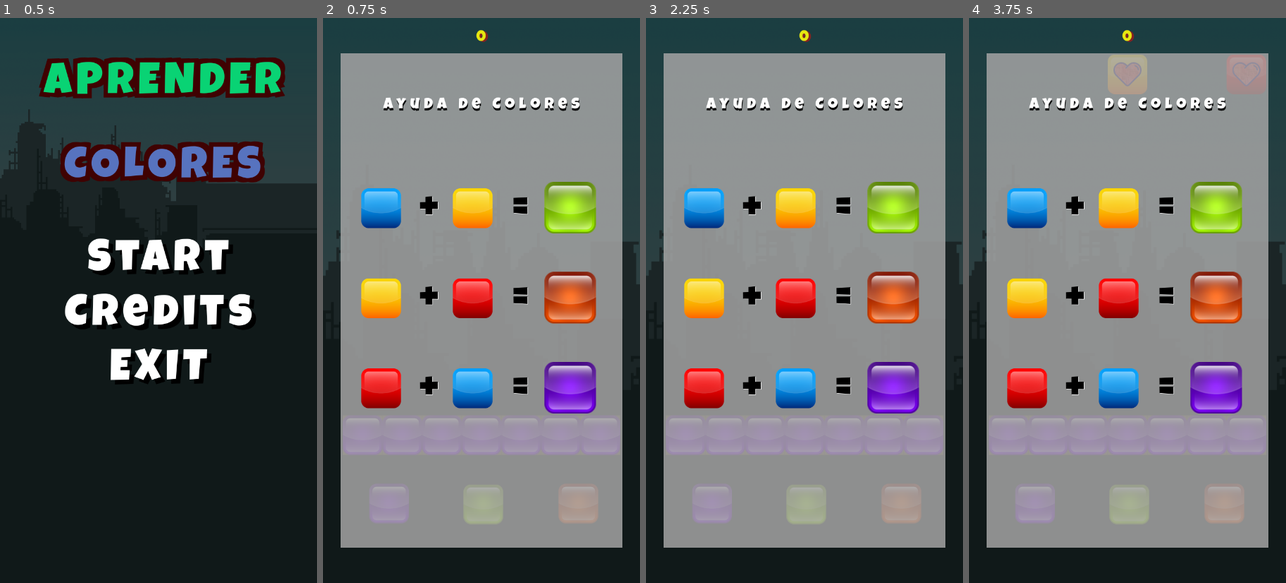
Above: before the commit, frames 1-4 (left to right).
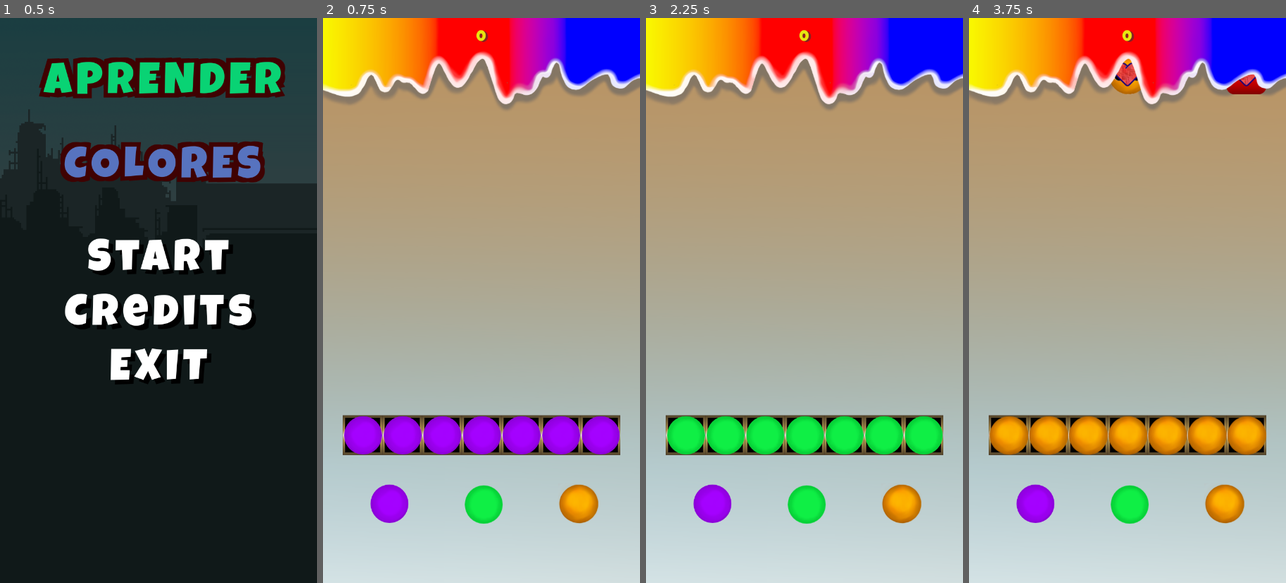
Above: after the commit, the same moments.

Repository: iabadie/AprenderColores
Game: Godot game, scene res://src/scenes/Menu/Menu.tscn
Two runs of this game, one before a commit and one after it. Both use one fixed random seed, a clock stepped at 60 frames per second and the inputs below.
Inputs (mouse positions are in pixels of both pictures, inside the frame that each line leads up to):
- Up to frame 1 (0.5 s): no input
- Up to frame 2 (0.75 s): click "Start" at 0.5 s
- Up to frame 3 (2.25 s): tap Enter at 1.25 s; move the mouse to (712, 503) at 1.27 s; click (712, 503) at 1.35 s; tap Space at 2 s; move the mouse to (807, 503) at 2.02 s; click (807, 503) at 2.1 s
- Up to frame 4 (3.75 s): tap Enter at 2.75 s; move the mouse to (1225, 503) at 2.77 s; click (1225, 503) at 2.85 s; tap Space at 3.5 s; move the mouse to (1111, 413) at 3.52 s; click (1111, 413) at 3.6 s

Frame 1 is identical in both runs. In frame 2, 100% of the frame differs, in the area x 0-100%, y 0-100%; in frame 3, 100%; in frame 4, 100%.

Commit message:
recursos

Diff:
--- a/src/scenes/ColorsGrid/ColorsGrid.gd
+++ b/src/scenes/ColorsGrid/ColorsGrid.gd
@@ -76,3 +76,6 @@
 	if key == ":modulate":
 		queue_free();
 	pass
+
+func end_game():
+	$Tween.stop_all()
--- a/src/scenes/ColorsGrid/ColorsGrid.tscn
+++ b/src/scenes/ColorsGrid/ColorsGrid.tscn
@@ -5,7 +5,9 @@
 [sub_resource type="RectangleShape2D" id=1]
 extents = Vector2( 87.6561, 10 )
 
-[node name="ColorsGrid" type="Node2D"]
+[node name="ColorsGrid" type="Node2D" groups=[
+"end_game",
+]]
 z_index = 1
 script = ExtResource( 1 )
 
--- a/src/scenes/ColorsGrid/GridGenerator.gd
+++ b/src/scenes/ColorsGrid/GridGenerator.gd
@@ -15,3 +15,6 @@
 func up_speed():
 	if generateTime > 0.5:
 		generateTime -= 0.3
+
+func end_game():
+	$Timer.stop()
--- a/src/scenes/ColorsGrid/GridGenerator.tscn
+++ b/src/scenes/ColorsGrid/GridGenerator.tscn
@@ -4,6 +4,7 @@
 
 [node name="GridGenerator" type="Node2D" groups=[
 "generador",
+"end_game",
 ]]
 script = ExtResource( 1 )
 
--- a/src/scenes/Level1/Level1.gd
+++ b/src/scenes/Level1/Level1.gd
@@ -7,26 +7,25 @@
 var points = 0;
 
 func _ready():
-	$Points.text = String(points);
+	$CanvasLayer/Points.text = String(points);
 	var helper_scene = helper.instance()
-	add_child(helper_scene)
-	helper_scene.set_colors_helper(
-		[
-			[global.blue, global.yellow, global.green],
-			[global.yellow, global.red, global.orange],
-			[global.red, global.blue, global.purple]
-		]
-	)
+	# add_child(helper_scene)
+#	helper_scene.set_colors_helper(
+#		[
+#			[global.blue, global.yellow, global.green],
+#			[global.yellow, global.red, global.orange],
+#			[global.red, global.blue, global.purple]
+#		]
+#	)
 
 func lose_level():
 	var dialog = finish_dialog.instance()
 	add_child(dialog)
 	dialog.show_dialog(points)
-	$GridGenerator.get_tree().paused = true
 
 func add_points(newPoints = 10):
 	points += newPoints;
-	$Points.text = String(points);
+	$CanvasLayer/Points.text = String(points);
 	if points % 100 == 0:
 		get_tree().call_group("generador", "up_speed")
 
--- a/src/scenes/Level1/Level1.tscn
+++ b/src/scenes/Level1/Level1.tscn
@@ -1,10 +1,11 @@
-[gd_scene load_steps=6 format=2]
+[gd_scene load_steps=7 format=2]
 
 [ext_resource path="res://src/scenes/Level1/Level1.gd" type="Script" id=1]
 [ext_resource path="res://src/resources/background/background.png" type="Texture" id=2]
 [ext_resource path="res://src/scenes/ColorsHubContainer/ColorsHubContainer.tscn" type="PackedScene" id=3]
-[ext_resource path="res://src/resources/fonts/game_font_35.tres" type="DynamicFont" id=4]
-[ext_resource path="res://src/scenes/ColorsGrid/GridGenerator.tscn" type="PackedScene" id=5]
+[ext_resource path="res://src/scenes/ColorsGrid/GridGenerator.tscn" type="PackedScene" id=4]
+[ext_resource path="res://src/resources/background/topColors.png" type="Texture" id=5]
+[ext_resource path="res://src/resources/fonts/game_font_35.tres" type="DynamicFont" id=6]
 
 [node name="Level1" type="Node2D" groups=[
 "level",
@@ -13,7 +14,7 @@
 script = ExtResource( 1 )
 
 [node name="Background" type="Sprite" parent="."]
-scale = Vector2( 1.51981, 1.6085 )
+scale = Vector2( 1.00855, 1.0674 )
 z_index = -2
 z_as_relative = false
 texture = ExtResource( 2 )
@@ -21,19 +22,30 @@
 
 [node name="Hub" parent="." instance=ExtResource( 3 )]
 
-[node name="Points" type="Label" parent="."]
+[node name="GridGenerator" parent="." instance=ExtResource( 4 )]
+
+[node name="TopColors" type="Sprite" parent="."]
+scale = Vector2( 1.00855, 1.0674 )
+z_index = 10
+z_as_relative = false
+texture = ExtResource( 5 )
+centered = false
+
+[node name="CanvasLayer" type="CanvasLayer" parent="."]
+
+[node name="Points" type="Label" parent="CanvasLayer"]
 margin_left = 230.0
 margin_top = 5.0
 margin_right = 489.0
 margin_bottom = 85.0
-custom_fonts/font = ExtResource( 4 )
+custom_fonts/font = ExtResource( 6 )
 custom_colors/font_color = Color( 0.902344, 0.909529, 0.0651424, 1 )
 custom_colors/font_color_shadow = Color( 0.519531, 0.134745, 0.134745, 1 )
 custom_constants/shadow_offset_x = 5
 custom_constants/line_spacing = 0
 custom_constants/shadow_offset_y = 2
 custom_constants/shadow_as_outline = 0
+text = "0
+"
 align = 1
 valign = 1
-
-[node name="GridGenerator" parent="." instance=ExtResource( 5 )]
--- a/src/scenes/Menu/Menu.tscn
+++ b/src/scenes/Menu/Menu.tscn
@@ -3,7 +3,7 @@
 [ext_resource path="res://src/scenes/Menu/Menu.gd" type="Script" id=1]
 [ext_resource path="res://src/resources/fonts/game_font.tres" type="DynamicFont" id=2]
 [ext_resource path="res://src/scenes/Menu/MenuButton.tscn" type="PackedScene" id=3]
-[ext_resource path="res://src/resources/background/background.png" type="Texture" id=4]
+[ext_resource path="res://src/resources/background/backgroundMenu.png" type="Texture" id=4]
 [ext_resource path="res://src/resources/audio/main.ogg" type="AudioStream" id=5]
 
 [node name="Menu" type="Control"]
--- a/src/scenes/SlotContainer/SlotContainer.gd
+++ b/src/scenes/SlotContainer/SlotContainer.gd
@@ -3,6 +3,7 @@
 export (String, "purple", "green", "orange") var slotColor = "purple";
 var selection
 var pressed = false;
+var stopped = false;
 signal change_color;
 
 func init():
@@ -15,7 +16,11 @@
 
 func _on_SlotArea_input_event(viewport, event, shape_idx):
 	if (event is InputEventScreenTouch and event.is_pressed()) or Input.is_action_just_pressed("touch") and not pressed:
-		set_color();
+		if not stopped:
+			set_color();
 	elif Input.is_action_just_released("touch") and pressed:
-		pressed = false
+		pressed = false;
 	pass
+
+func end_game():
+	stopped = true;
--- a/src/scenes/SlotContainer/SlotContainer.tscn
+++ b/src/scenes/SlotContainer/SlotContainer.tscn
@@ -5,7 +5,9 @@
 [sub_resource type="CircleShape2D" id=1]
 radius = 86.0618
 
-[node name="SlotContainer" type="Node2D"]
+[node name="SlotContainer" type="Node2D" groups=[
+"end_game",
+]]
 script = ExtResource( 1 )
 
 [node name="Color" type="Sprite" parent="."]
Binary file changed: src/resources/background/background.png
Binary file added: src/resources/background/backgroundMenu.png
Binary file added: src/resources/background/topColors.png
Binary file changed: src/resources/blocks/green.png
Binary file changed: src/resources/blocks/orange.png
Binary file added: src/resources/blocks/orange_backup.png
Binary file changed: src/resources/blocks/purple.png
Binary file added: src/resources/selectors/back_2_sel_yellow.png
Binary file added: src/resources/selectors/backup_sel_yellow.png
Binary file changed: src/resources/selectors/sel_yellow.png
Not shown, changed: .gitignore
Not shown, changed: src/resources/.DS_Store
(and 1 more such lines)
